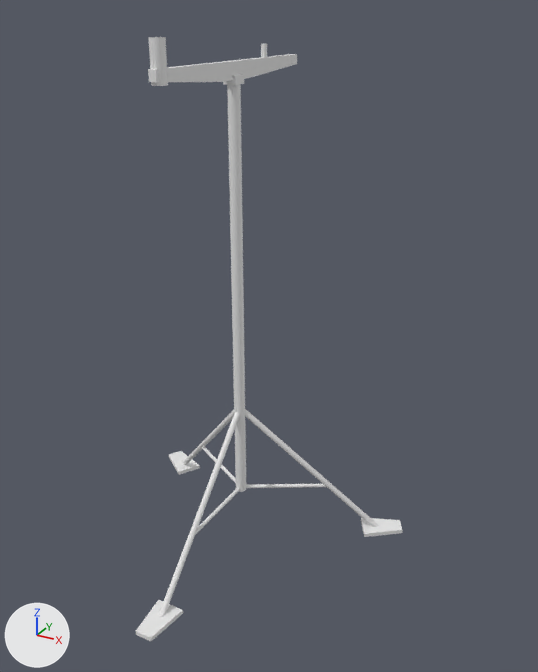
Before and after pictures for a commit that changed the glTF model public/models/BaseFrame.glb.
Rendered twice from a 50 mm camera at (24.6, -40.4, 37.2) aimed at (2.9, -0.9, 17.5). Every picture has the same lights, and +X, +Y and +Z are marked at lower left. Where no turn or scale is listed for an object, it has been applied to the vertices. Vertices at the same position are counted once.

In view in the first picture: 'BaseFrame'.
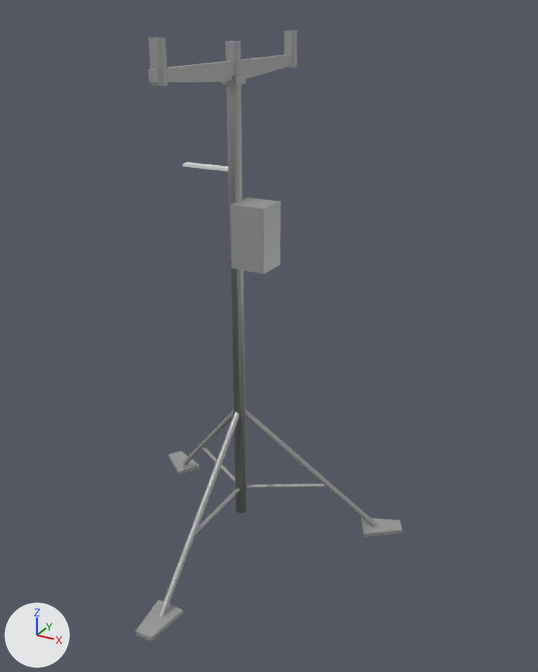
Changed parts and their boxes (x1, y1, x2, y2) in the pictures (538 x 672 px):
'BaseFrame', reshaped: before (136, 37, 403, 641); after (136, 30, 403, 641)
part 1 of me_circle_003, added: after (222, 74, 246, 85)
part 2 of me_circle_003, added: after (183, 162, 228, 171)
part 3 of me_circle_003, added: after (284, 30, 297, 68)
part 4 of me_circle_003, deleted: before (261, 44, 267, 58)
part 5 of me_circle_003, deleted: before (223, 74, 244, 85)
part 6 of me_circle_003, added: after (225, 41, 281, 513)
part 7 of me_circle_003, recoloured (white to grey): (136, 37, 403, 641) in both

Diff of the bpy script that builds the scene:
```diff
--- a/public/models/BaseFrame.glb.py
+++ b/public/models/BaseFrame.glb.py
@@ mat_material_001 @@
+mat_material_001 = principled_material('Material.001')
+mat_material_001.base_color = (0.453, 0.453, 0.453)  # grey #b3b3b3
+mat_material_001.metallic = 0.593
@@ me_circle_003 @@
 # used by ob_baseframe; location = (0.0, 0.0, 0.0)
-me_circle_003.from_pydata(...)  # 669 vertices, 772 faces; spans x -11.1..11.1, y -12.4..7.9, z 0.0..35.9
+me_circle_003.from_pydata(...)  # 935 vertices, 1424 faces; spans x -11.1..11.1, y -12.4..7.9, z 0.0..35.9
+# me_circle_003 part 1: a new loose piece, a box spanning x -0.51..0.51, y -0.53..0.53, z 33.06..33.59, in mat_material_001 (grey #b3b3b3)
+# me_circle_003 part 2: a new loose piece, a box spanning x -3.83..-0.25, y -0.29..0.29, z 27.84..28.02
+# me_circle_003 part 3: a new loose piece of 113 vertices spanning x -0.4..0.4, y 6.9..7.8, z 33.6..35.9, in mat_material_001 (grey #b3b3b3)
+# me_circle_003 part 4: the loose piece of 64 vertices spanning x -0.2..0.2, y 3.5..3.9, z 34.3..35.2 is deleted
+# me_circle_003 part 5: the loose piece of 8 vertices spanning x -0.4..0.4, y -0.5..0.5, z 33.1..33.6 is deleted
+# me_circle_003 part 6: 209 vertices added at x -0.5..2.6, y -1.1..1.1, z 2.0..35.5
+# me_circle_003 part 7: 676 faces spanning x -11.1..11.1, y -12.4..7.9, z 0.0..35.9 switch from no material to mat_material_001 (grey #b3b3b3)
```
